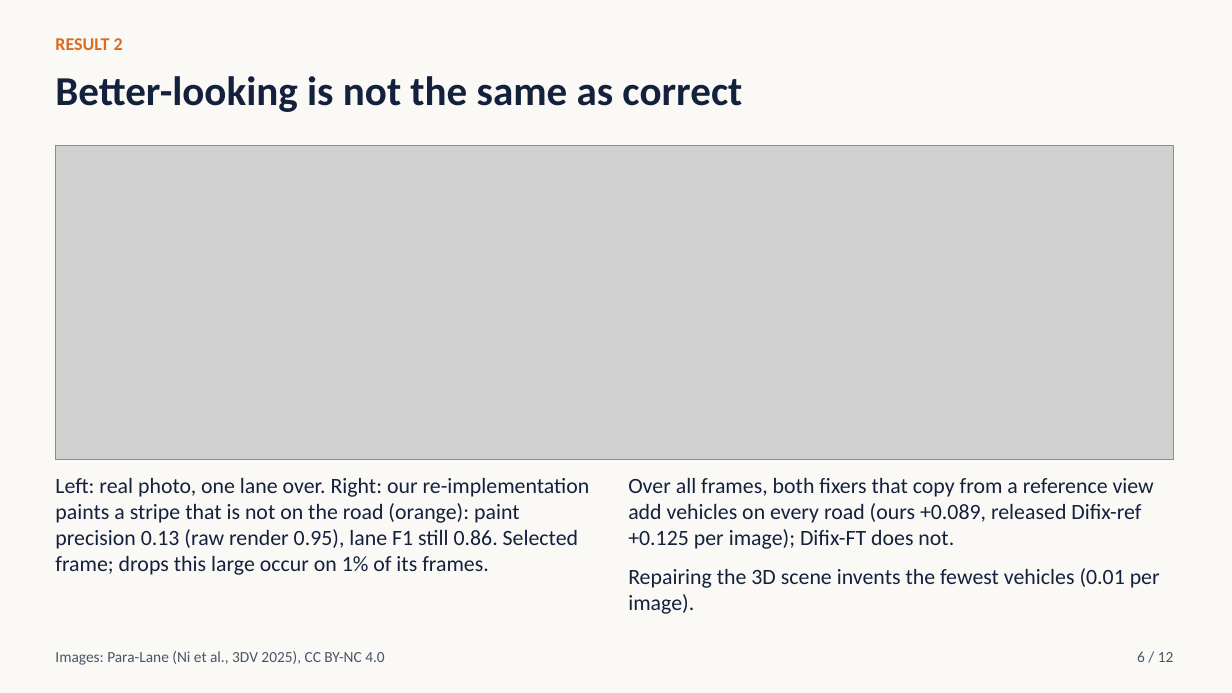
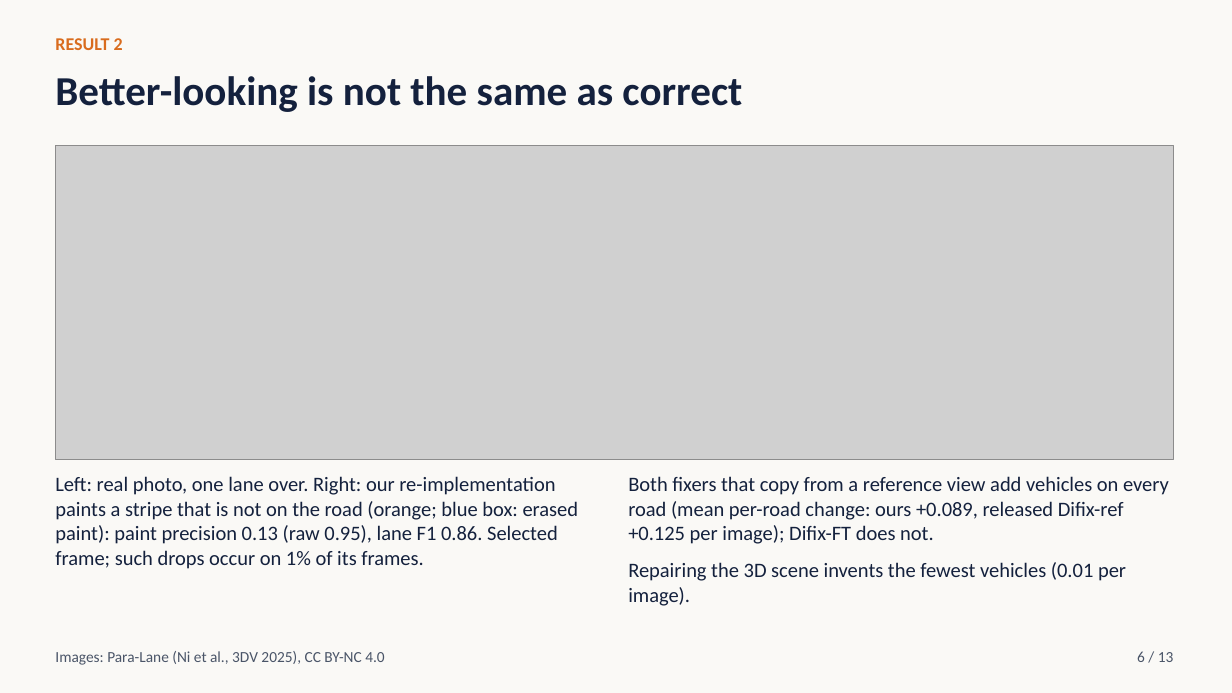
Before and after one commit to ksha23/cs566-drive-sim, a slide deck: slide 6 of docs/cs566_drive_sim_talk.pptx. Drawn at 1232x693 pixels with LibreOffice and Linux fonts; fonts in the diff are those of the drawing; grey boxes stand for pictures. Boxes give left, top, right and bottom in pixels: in the first picture for what was removed or moved away, otherwise in the second. Text is boxed around its words. In the diff, an @@ line names an element or a change of style, - is before the commit and + after.

```diff
--- a/docs/cs566_drive_sim_talk.pptx
+++ b/docs/cs566_drive_sim_talk.pptx
@@ text at [55,476,579,569]: text changed; size 17 to 16 pt @@
-Left: real photo, one lane over. Right: our re-implementation paints a stripe that is not on the road (orange): paint precision 0.13 (raw render 0.95), lane F1 still 0.86. Selected frame; drops this large occur on 1% of its frames.
+Left: real photo, one lane over. Right: our re-implementation paints a stripe that is not on the road (orange; blue box: erased paint): paint precision 0.13 (raw 0.95), lane F1 0.86. Selected frame; such drops occur on 1% of its frames.
@@ text at [628,476,1169,544]: text changed; size 17 to 16 pt @@
-Over all frames, both fixers that copy from a reference view add vehicles on every road (ours +0.089, released Difix-ref +0.125 per image); Difix-FT does not.
+Both fixers that copy from a reference view add vehicles on every road (mean per-road change: ours +0.089, released Difix-ref +0.125 per image); Difix-FT does not.
@@ text at [628,562,1126,606]: size 17 to 16 pt in "Repairing the 3D scene invents the fewest ..." @@
@@ text at [1137,651,1174,662]: text changed @@
-6 / 12
+6 / 13
```
Also in this commit, not shown: 11 other slides changed, 1 slide added, 5 other files.
